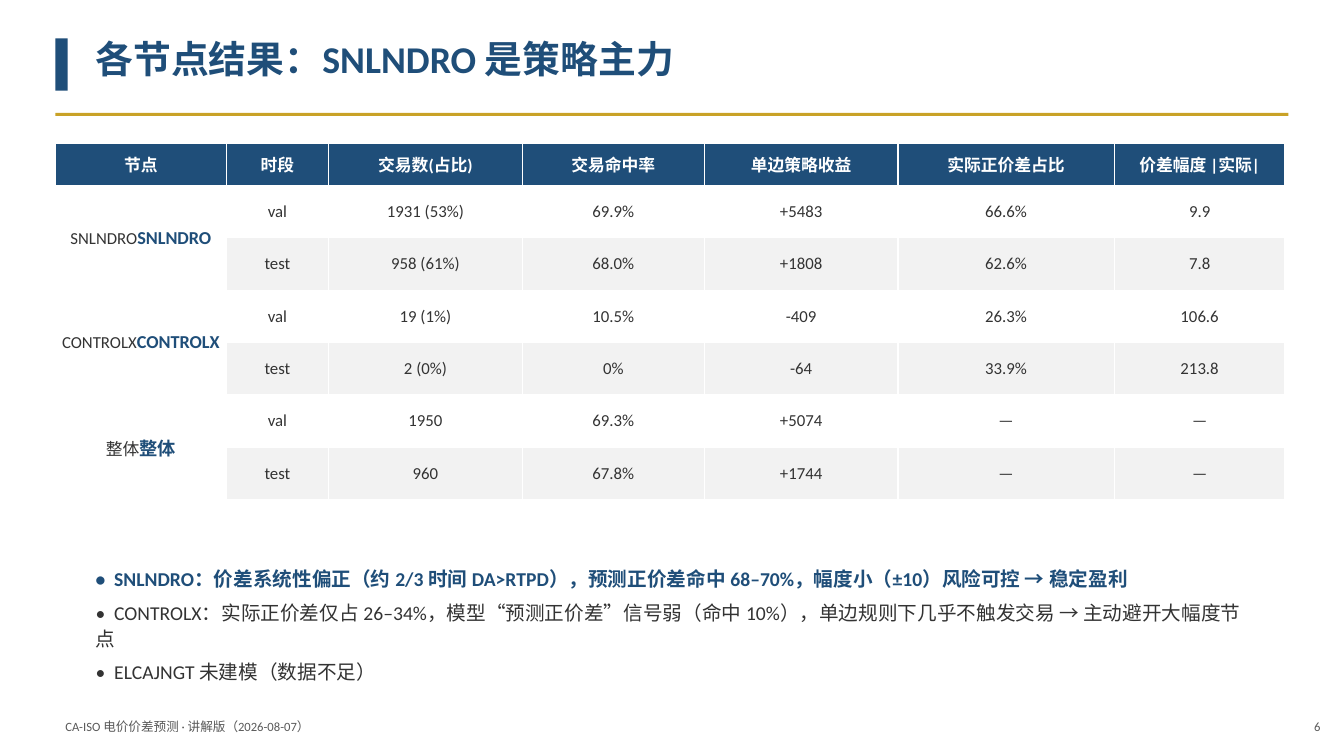
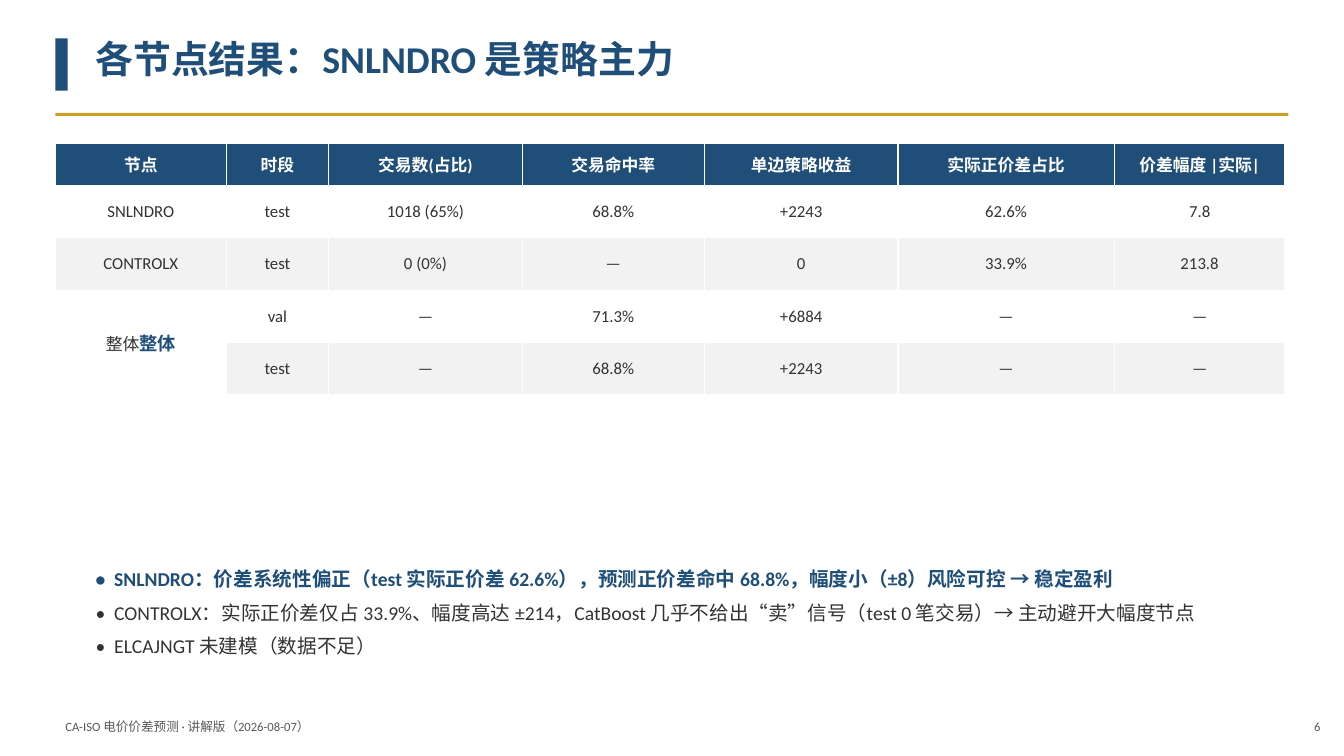
Before and after one commit to ice-kora/ca-power-spread-agent, a slide deck: slide 6 of code/deliverables/讲解版.pptx. Drawn at 1344x756 pixels with LibreOffice and Linux fonts; fonts in the diff are those of the drawing. Boxes give left, top, right and bottom in pixels: in the first picture for what was removed or moved away, otherwise in the second. Text is boxed around its words. In the diff, an @@ line names an element or a change of style, - is before the commit and + after.

Commit message:
update PPT to CatBoost data + regenerate charts

```diff
--- a/code/deliverables/讲解版.pptx
+++ b/code/deliverables/讲解版.pptx
@@ table at (55,143,1286,395) @@
-row 2: SNLNDROSNLNDRO | val | 1931 (53%) | 69.9% | +5483 | 66.6% | 9.9
-row 3:  | test | 958 (61%) | 68.0% | +1808 | 62.6% | 7.8
-row 4: CONTROLXCONTROLX | val | 19 (1%) | 10.5% | -409 | 26.3% | 106.6
-row 5:  | test | 2 (0%) | 0% | -64 | 33.9% | 213.8
-row 6: 整体整体 | val | 1950 | 69.3% | +5074 | — | —
-row 7:  | test | 960 | 67.8% | +1744 | — | —
+row 2: SNLNDRO | test | 1018 (65%) | 68.8% | +2243 | 62.6% | 7.8
+row 3: CONTROLX | test | 0 (0%) | — | 0 | 33.9% | 213.8
+row 4: 整体整体 | val | — | 71.3% | +6884 | — | —
+row 5:  | test | — | 68.8% | +2243 | — | —
@@ text at (114,569,1195,622): text changed @@
-• SNLNDRO：价差系统性偏正（约 2/3 时间 DA>RTPD），预测正价差命中 68–70%，幅度小（±10）风险可控 → 稳定盈利
-• CONTROLX：实际正价差仅占 26–34%，模型“预测正价差”信号弱（命中 10%），单边规则下几乎不触发交易 → 主动避开大幅度节点
+• SNLNDRO：价差系统性偏正（test 实际正价差 62.6%），预测正价差命中 68.8%，幅度小（±8）风险可控 → 稳定盈利
+• CONTROLX：实际正价差仅占 33.9%、幅度高达 ±214，CatBoost 几乎不给出“卖”信号（test 0 笔交易）→ 主动避开大幅度节点
```
Also in this commit, not shown: 8 other slides changed, 3 other files.
